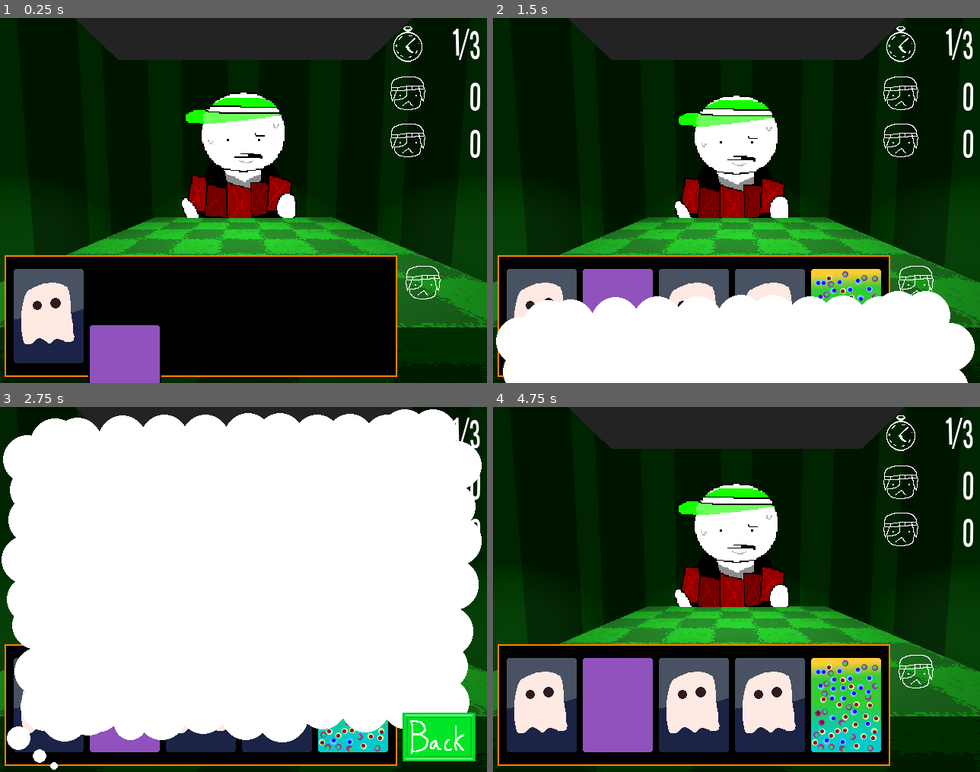
Above: before the commit, frames 1-4 (two rows, left to right).
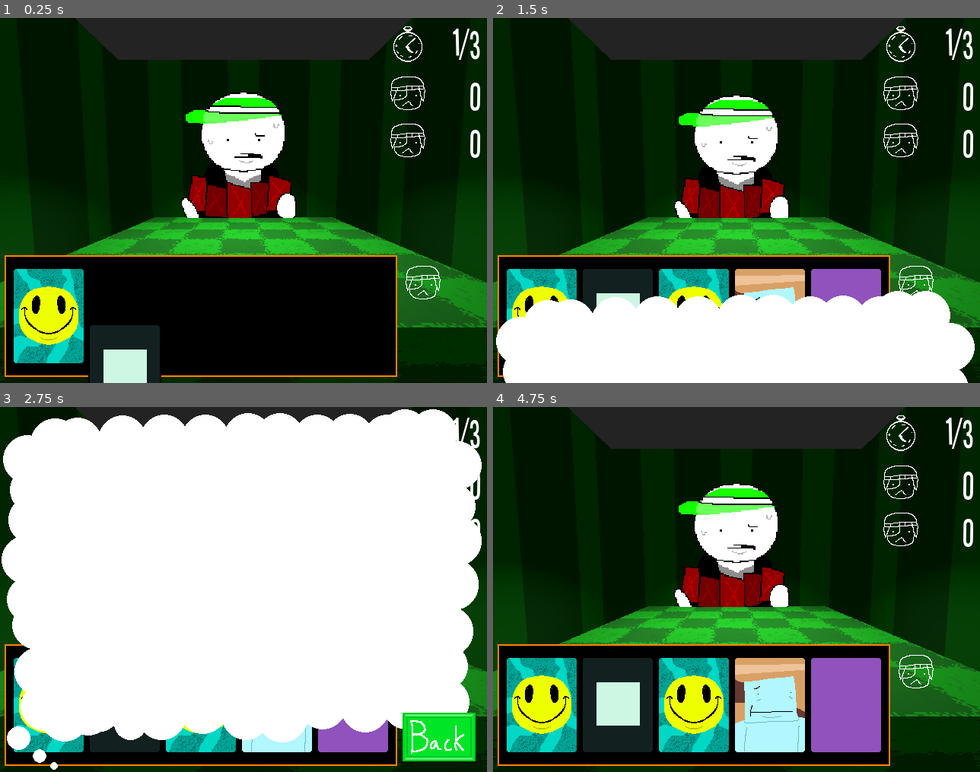
Above: after the commit, the same moments.

Repository: willslyman/kat-kards
Game: Godot game, scene res://scenes/main.tscn
Same seed, same stepped clock (60 frames per second), same inputs: the game is played once before the commit and once after it.
Inputs (mouse positions are in pixels of both pictures, inside the frame that each line leads up to):
- Up to frame 1 (0.25 s): no input
- Up to frame 2 (1.5 s): click (936, 280) at 0.5 s; click (931, 346) at 1.25 s
- Up to frame 3 (2.75 s): click (443, 669) at 2 s
- Up to frame 4 (4.75 s): click (931, 735) at 2.75 s; click (936, 669) at 3.5 s; click (931, 735) at 4.25 s

The runs differ from the first frame. In frame 1, 6.0% of the frame differs, in the area x 2-33%, y 68-100%; in frame 2, 6.3%; in frame 3, 3.8%; in frame 4, 19%, in the area x 2-80%, y 68-95%.

Commit message:
card sampling

Diff:
--- /dev/null
+++ b/scenes/cards/add_round.tscn
@@ -0,0 +1,17 @@
+[gd_scene load_steps=3 format=3 uid="uid://4gq5f7rcktu7"]
+
+[ext_resource type="PackedScene" uid="uid://ct03lqcjb5p66" path="res://scenes/card_base.tscn" id="1_fydac"]
+
+[sub_resource type="GDScript" id="GDScript_lkyrt"]
+script/source = "extends Card
+
+# Add a round to the game
+func score() -> void:
+	add_round()
+"
+
+[node name="Add_Round" type="Area2D"]
+script = SubResource("GDScript_lkyrt")
+card_name = "addround"
+
+[node name="CardBase" parent="." instance=ExtResource("1_fydac")]
--- /dev/null
+++ b/scenes/cards/nothing.tscn
@@ -0,0 +1,17 @@
+[gd_scene load_steps=3 format=3 uid="uid://bh2li4s4vl4vx"]
+
+[ext_resource type="PackedScene" uid="uid://ct03lqcjb5p66" path="res://scenes/card_base.tscn" id="1_deqn6"]
+
+[sub_resource type="GDScript" id="GDScript_lkyrt"]
+script/source = "extends Card
+
+# Does nothing
+func score() -> void:
+	pass
+"
+
+[node name="Nothing" type="Area2D"]
+script = SubResource("GDScript_lkyrt")
+card_name = "nothing"
+
+[node name="CardBase" parent="." instance=ExtResource("1_deqn6")]
--- a/scripts/arena.gd
+++ b/scripts/arena.gd
@@ -24,8 +24,9 @@
 ## Arena State Stuff
 var current_card_play_idx : int = -1
 
+const normal_max_rounds : int = 5
 var current_round : int = 1
-var current_max_rounds : int = 3
+var current_max_rounds : int = normal_max_rounds
 
 var playing_hand : bool = false
 
@@ -100,7 +101,8 @@
 		if i < player_cards.size() and player_cards[i] != null:
 			continue
 
-		var card_name = CardList.card_list.keys().pick_random()
+		var card_name : String = CardList.get_a_card()
+		#var card_name = CardList.card_list.keys().pick_random()
 		var c : Card = CardList.card_list[card_name].instantiate()
 		var card_pos : Vector2 = Vector2((hand_card_gap * i) - (hand_card_gap * (player_hand_size / 2.0)) + (hand_card_gap/2.0), 128)
 		player_card_holder.add_child(c)
@@ -265,7 +267,8 @@
 	opp_selecting_card = true
 	await get_tree().create_timer(0.5, false).timeout
 
-	var card_name = CardList.card_list.keys().pick_random()
+	#var card_name = CardList.card_list.keys().pick_random()
+	var card_name : String = CardList.get_a_card()
 	var card : Card = CardList.card_list[card_name].instantiate()
 	add_child(card)
 	card.position = Vector2(64,-32)
@@ -281,6 +284,7 @@
 	opp_selecting_card = false
 
 func end_current_game() -> void:
+	current_max_rounds = normal_max_rounds
 	current_round = 1
 	player_score = 0
 	opp_score = 0
--- a/scripts/card.gd
+++ b/scripts/card.gd
@@ -71,3 +71,6 @@
 
 func swap_cards() -> void:
 	arena.swap_cards()
+
+func add_round() -> void:
+	arena.current_max_rounds += 1
--- a/scripts/card_list.gd
+++ b/scripts/card_list.gd
@@ -1,14 +1,27 @@
 extends Node
 
+const categories = ["common", "rare", "legendary"]
+const categorie_weights = [10, 3, 1]
+
+var rng = null
+
 var card_list = {
+	"nothing" : preload("uid://bh2li4s4vl4vx"),
 	"swap" : preload("uid://bc4vlcs44b3bl"),
 	"plus1" : preload("uid://ce855u7bi6ev1"),
 	"plus2" : preload("uid://gfjx2q1emkgw"),
 	"minus2" : preload("uid://bq1hl73ql6uhb"),
 	"times2" : preload("uid://bmtbradsvsyas"),
 	"timesround" : preload("uid://bk7ova61wxi4v"),
+	"addround" : preload("uid://4gq5f7rcktu7"),
 	"invert" : preload("uid://cmkpfod0jqjbn"),
 	"destroy" : preload("uid://g5wl5jd84fb7")
+}
+
+var card_categories = {
+	"common": ["plus1", "plus2", "minus2", "times2"],
+	"rare" : ["swap", "destroy", "nothing"],
+	"legendary" : ["timesround", "addround", "invert"]
 }
 
 var card_textures = [
@@ -20,13 +33,24 @@
 	preload("uid://birmcdetu2lug"),
 	preload("uid://cf1cb3pf31wmb"),
 	preload("uid://cob24bfvkyht5"),
-	preload("uid://d0causlxcmxaa")
+	preload("uid://d0causlxcmxaa"),
+	preload("uid://c2uh3ur5kigcb")
 ]
 
 var card_to_texture = {}
 
 var seen_cards : Array[String] = []
 var card_thoughts : Dictionary = {}
+
+func _ready() -> void:
+	rng = RandomNumberGenerator.new()
+
+func get_a_card() -> String:
+	var category = categories[rng.rand_weighted(categorie_weights)]
+
+	var possible = card_categories[category]
+
+	return possible.pick_random()
 
 func assign_textures() -> void:
 	card_textures.shuffle()
Binary file added: textures/cards/square.png
Not shown, added: textures/cards/square.png.import
